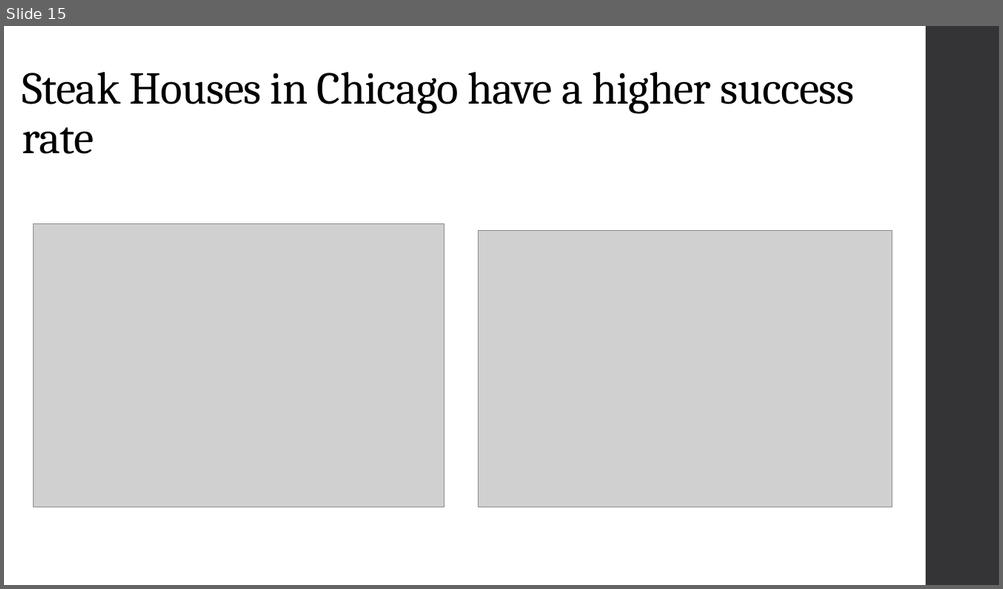
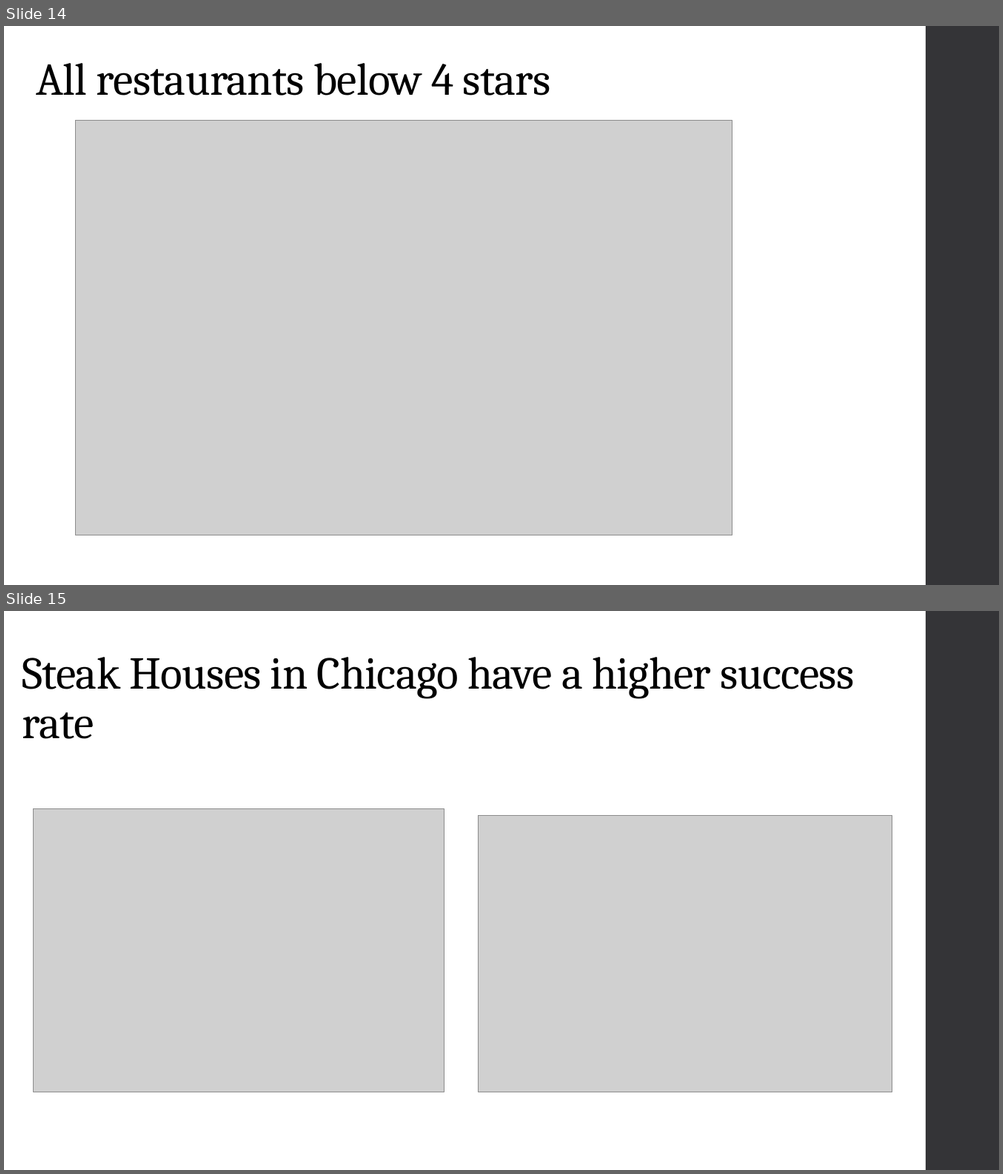
Before and after one commit to MichaelEmmert/OpenTable, a slide deck: opentable.pptm. Shown one above the other, each under a label of ours: slide 15 before the commit, slides 14 and 15 after it. The pictures are 1003x589 and 1003x1174 pixels, drawn with LibreOffice and Linux fonts; fonts in the diff are those of the drawing; grey boxes stand for pictures. Boxes give left, top, right and bottom in pixels: in the first picture for what was removed or moved away, otherwise in the second. Text is boxed around its words. In the diff, an @@ line names an element or a change of style, - is before the commit and + after.

```diff
--- a/opentable.pptm
+++ b/opentable.pptm
@@ slide 14 added at (x1=4, y1=26, x2=999, y2=585), background #FFFFFF; not listed: 1 template element that a slide beside it also shows @@
@@ title added at (x1=37, y1=63, x2=551, y2=96), 44 pt, text #000000 @@
+All restaurants below 4 stars
@@ picture added at (x1=75, y1=120, x2=731, y2=535) @@
```
Also in this commit, not shown: 4 slides changed, 1 other slide added, 2 slides removed, 3 other files.
